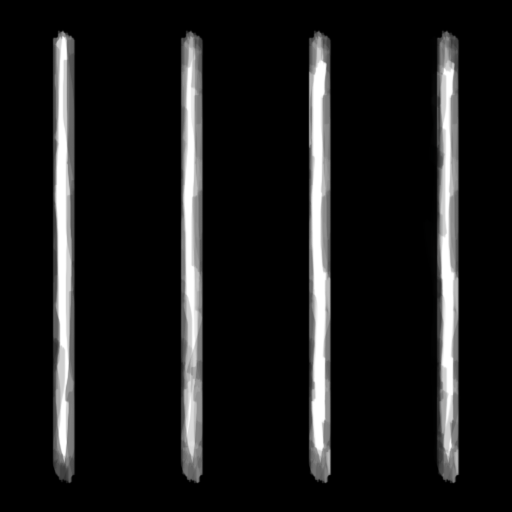
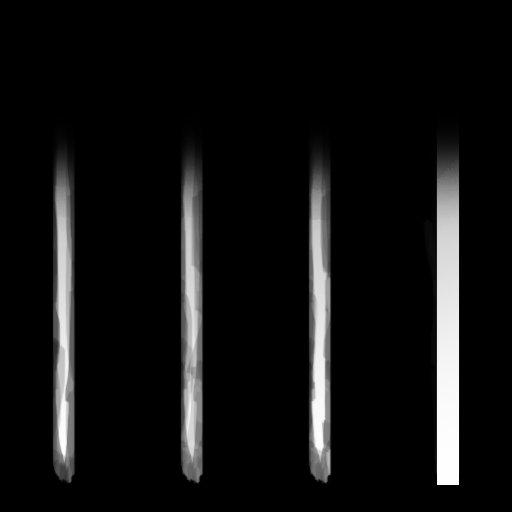
Layer changes from the first 512 × 512 image to the second:
added layer "Color Fill 1" above "Layer 1" over 52, 30, 460, 485
added layer "Layer 1" above "Base copy 2" over 52, 30, 460, 485
painted on "Base copy 2", unmasked it over 423, 30, 460, 485
